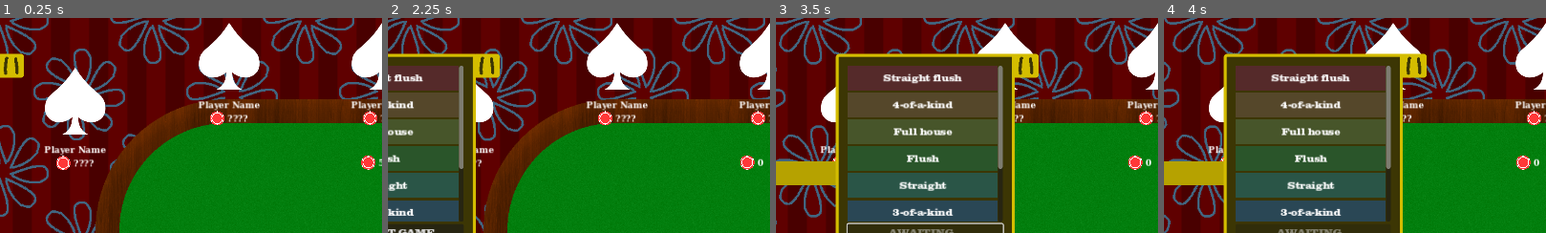
Above: before the commit, frames 1-4 (left to right).
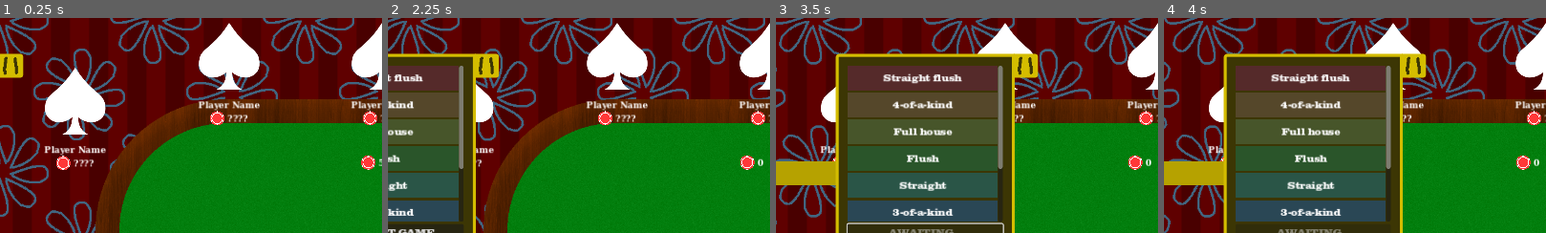
Above: after the commit, the same moments.

Repository: rwilson02/Poker-Party
Game: Godot game, scene res://scenes/Gameplay.tscn
The game is run twice, just before and just after one commit, with the same random seed, the same clock (stepped at 60 frames per second) and the same inputs. This scene is started directly instead of the project's main scene. Sound files missing from this copy of the repository are replaced by a short silence.
Inputs (mouse positions are % of the whole screen's width and height, from its top left; square brackets give the same spot before the commit, where the layout moved):
- Up to frame 1 (0.25 s): no input
- Up to frame 2 (2.25 s): click (97, 98) at 0.5 s; click (84, 94) at 1.27 s; type "12" at 1.35 s; click (1, 11) [2, 11] at 2 s
- Up to frame 3 (3.5 s): click "RESTART GAME" at 2.75 s
- Up to frame 4 (4 s): tap Enter (send_message) at 3.5 s; hold Up (ui_up) from 3.53 s (still down); hold B (bet_raise) from 3.53 s (still down)
The pictures show only the part of the screen within x 0-50%, y 0-50%; the shares and areas given below are measured in that part.

The runs differ from the first frame. In frame 1, 0.1% of the frame differs, in the area x 0-7%, y 16-28%; in frame 2, 0.1%, in the area x 22-30%, y 16-28%; in frame 3, 0.1%; in frame 4, 0.1%.
Error in both runs: Invalid access to property or key '1' on a base object of type 'Dictionary'. (res://scripts/netgame.gd:105)

Commit message:
move misc pause panel bits to pause menu scene

Diff:
--- a/scenes/Gameplay.tscn
+++ b/scenes/Gameplay.tscn
@@ -20,7 +20,6 @@
 [ext_resource type="Texture2D" uid="uid://dafgvxe851s1m" path="res://textures/double-arrow.png" id="11_bwsl0"]
 [ext_resource type="PackedScene" uid="uid://ct2nwwuqvympr" path="res://scenes/ui/pause_menu.tscn" id="12_d8vuc"]
 [ext_resource type="Script" path="res://scripts/gameplay/gameplay_music.gd" id="20_uflfd"]
-[ext_resource type="Texture2D" uid="uid://vv40vh0lqw2w" path="res://textures/pause_button.png" id="20_yah2q"]
 [ext_resource type="AudioStream" uid="uid://b5awc40y3qb2h" path="res://audio/music/Poker Party.ogg" id="22_o0l06"]
 
 [sub_resource type="StyleBoxFlat" id="StyleBoxFlat_viyi8"]
@@ -69,14 +68,6 @@
 corner_radius_bottom_right = 5
 corner_radius_bottom_left = 5
 
-[sub_resource type="StyleBoxFlat" id="StyleBoxFlat_e1yy7"]
-bg_color = Color(0.831373, 0.741176, 0, 1)
-corner_radius_top_right = 5
-corner_radius_bottom_right = 5
-
-[sub_resource type="StyleBoxFlat" id="StyleBoxFlat_ebree"]
-bg_color = Color(0.713726, 0.635294, 0, 1)
-
 [node name="Gameplay" type="Node"]
 script = ExtResource("1_glytd")
 
@@ -529,39 +520,6 @@
 offset_bottom = 100.0
 theme_override_styles/panel = SubResource("StyleBoxFlat_rybn0")
 
-[node name="Panel" type="Panel" parent="Menus/Pause"]
-layout_mode = 1
-anchors_preset = 1
-anchor_left = 1.0
-anchor_right = 1.0
-offset_right = 40.0
-offset_bottom = 40.0
-grow_horizontal = 0
-theme_override_styles/panel = SubResource("StyleBoxFlat_e1yy7")
-
-[node name="TextureButton" type="TextureButton" parent="Menus/Pause/Panel"]
-self_modulate = Color(0.235294, 0.211765, 0.0156863, 1)
-layout_mode = 1
-anchors_preset = 15
-anchor_right = 1.0
-anchor_bottom = 1.0
-grow_horizontal = 2
-grow_vertical = 2
-texture_normal = ExtResource("20_yah2q")
-
-[node name="Stem" type="Panel" parent="Menus/Pause"]
-show_behind_parent = true
-layout_mode = 1
-anchors_preset = 4
-anchor_top = 0.5
-anchor_bottom = 0.5
-offset_left = -114.0
-offset_top = -20.0
-offset_right = 40.0
-offset_bottom = 20.0
-grow_vertical = 2
-theme_override_styles/panel = SubResource("StyleBoxFlat_ebree")
-
 [node name="Jukebox" type="Node" parent="."]
 script = ExtResource("20_uflfd")
 clips = {
@@ -576,5 +534,3 @@
 max_polyphony = 5
 
 [node name="Timer" type="Timer" parent="."]
-
-[connection signal="pressed" from="Menus/Pause/Panel/TextureButton" to="Menus" method="toggle_pause"]
--- a/scenes/ui/pause_menu.tscn
+++ b/scenes/ui/pause_menu.tscn
@@ -1,8 +1,27 @@
-[gd_scene load_steps=4 format=3 uid="uid://ct2nwwuqvympr"]
+[gd_scene load_steps=7 format=3 uid="uid://ct2nwwuqvympr"]
 
 [ext_resource type="Theme" uid="uid://b4yajy8yajabe" path="res://theming/general.tres" id="1_biwbu"]
 [ext_resource type="Script" path="res://scripts/ui/pause_menu.gd" id="1_ubr7w"]
-[ext_resource type="StyleBox" uid="uid://bwa11cbuhe8wh" path="res://theming/gold_panel.tres" id="2_ofvmd"]
+[ext_resource type="Texture2D" uid="uid://vv40vh0lqw2w" path="res://textures/pause_button.png" id="3_26wpg"]
+
+[sub_resource type="StyleBoxFlat" id="StyleBoxFlat_mso51"]
+bg_color = Color(0.235294, 0.211765, 0.0156863, 1)
+border_width_left = 5
+border_width_top = 5
+border_width_right = 5
+border_width_bottom = 5
+border_color = Color(0.831373, 0.741176, 0, 1)
+corner_radius_top_left = 5
+corner_radius_bottom_right = 5
+corner_radius_bottom_left = 5
+
+[sub_resource type="StyleBoxFlat" id="StyleBoxFlat_kup6y"]
+bg_color = Color(0.831373, 0.741176, 0, 1)
+corner_radius_top_right = 5
+corner_radius_bottom_right = 5
+
+[sub_resource type="StyleBoxFlat" id="StyleBoxFlat_4mmed"]
+bg_color = Color(0.713726, 0.635294, 0, 1)
 
 [node name="pause_menu" type="Panel"]
 anchors_preset = 4
@@ -13,7 +32,7 @@
 offset_bottom = 200.0
 grow_vertical = 2
 theme = ExtResource("1_biwbu")
-theme_override_styles/panel = ExtResource("2_ofvmd")
+theme_override_styles/panel = SubResource("StyleBoxFlat_mso51")
 script = ExtResource("1_ubr7w")
 
 [node name="MarginContainer" type="MarginContainer" parent="."]
@@ -59,3 +78,38 @@
 layout_mode = 2
 size_flags_vertical = 3
 text = "EXIT LOBBY"
+
+[node name="Panel" type="Panel" parent="."]
+layout_mode = 1
+anchors_preset = 1
+anchor_left = 1.0
+anchor_right = 1.0
+offset_left = -1.0
+offset_right = 39.0
+offset_bottom = 40.0
+grow_horizontal = 0
+theme_override_styles/panel = SubResource("StyleBoxFlat_kup6y")
+
+[node name="PauseButton" type="TextureButton" parent="Panel"]
+unique_name_in_owner = true
+self_modulate = Color(0.235294, 0.211765, 0.0156863, 1)
+layout_mode = 1
+anchors_preset = 15
+anchor_right = 1.0
+anchor_bottom = 1.0
+grow_horizontal = 2
+grow_vertical = 2
+texture_normal = ExtResource("3_26wpg")
+
+[node name="Stem" type="Panel" parent="."]
+show_behind_parent = true
+layout_mode = 1
+anchors_preset = 4
+anchor_top = 0.5
+anchor_bottom = 0.5
+offset_left = -114.0
+offset_top = -20.0
+offset_right = 40.0
+offset_bottom = 20.0
+grow_vertical = 2
+theme_override_styles/panel = SubResource("StyleBoxFlat_4mmed")
--- a/scripts/ui/menu_manager.gd
+++ b/scripts/ui/menu_manager.gd
@@ -34,6 +34,7 @@
 		)
 
 	end_screen.get_node("HBoxContainer/ExitButton").pressed.connect(okay_get_out)
+	pause.get_node("%PauseButton").pressed.connect(toggle_pause)
 	pause.get_node("%Exit").pressed.connect(okay_get_out)
 
 func _input(event):
Not shown: 1 places in scenes/Gameplay.tscn that only renumber resources
